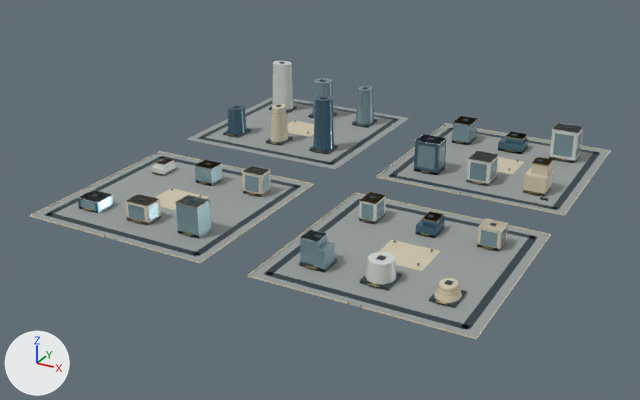
The glTF model web/public/assets/3d/ampliworld/GC-CITY-2030/GC-TILE-14-13.glb: old version first, new version second.
Camera for both pictures: a 50 mm camera at (4663.0, 703.0, 601.0) aimed at (3977.0, 1950.0, -22.0). The lights are fixed; the arrows at lower left show +X, +Y and +Z. The first picture is the older version. Where no turn or scale is listed for an object, it has been applied to the vertices. Vertices at exactly the same position are counted once.

Objects in the first picture: 'GC-TILE-14-13-blue', 'GC-TILE-14-13-dark', 'GC-TILE-14-13-glass', 'GC-TILE-14-13-gold', 'GC-TILE-14-13-ivory', 'GC-TILE-14-13-paving', 'GC-TILE-14-13-white'.
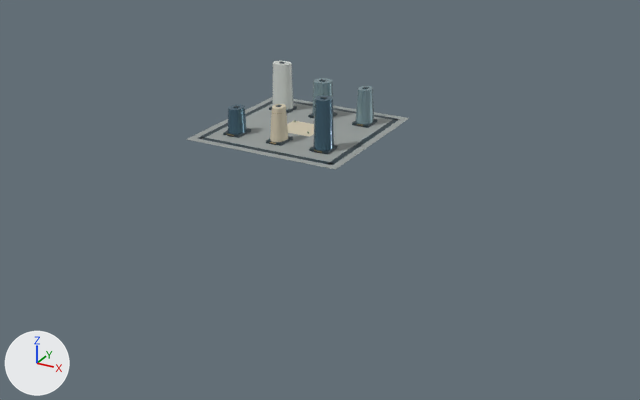
What differs and where, as boxes [x1, y1, x2, y2] in the pictures (640 x 400 px):
'GC-TILE-14-13-paving', reshaped (61% narrower, 69% shorter)
    before: [32, 97, 610, 338]
    after: [186, 97, 409, 170]
'GC-TILE-14-13-dark', reshaped (63% narrower, 61% shorter)
    before: [45, 62, 600, 330]
    after: [198, 62, 400, 165]
'GC-TILE-14-13-ivory', reshaped
    before: [29, 104, 611, 339]
    after: [270, 104, 314, 142]
'GC-TILE-14-13-glass', reshaped (87% narrower, 76% shorter)
    before: [80, 78, 582, 273]
    after: [312, 78, 374, 124]
'GC-TILE-14-13-white', reshaped (96% narrower, 78% shorter)
    before: [79, 61, 583, 285]
    after: [273, 61, 293, 110]
'GC-TILE-14-13-blue', reshaped (76% narrower, 60% shorter)
    before: [78, 95, 529, 238]
    after: [228, 95, 334, 151]
'GC-TILE-14-13-gold', reshaped
    before: [83, 112, 567, 308]
    after: [227, 112, 363, 152]
part 1 of me_mesh_0, deleted
    before: [378, 124, 610, 214]
part 2 of me_mesh_0, deleted
    before: [32, 152, 312, 262]
part 3 of me_mesh_0, deleted
    before: [249, 194, 550, 338]
part 4 of me_mesh_1, deleted
    before: [45, 119, 600, 330]
part 5 of me_mesh_2, deleted
    before: [29, 123, 611, 339]
part 6 of me_mesh_5, deleted
    before: [79, 123, 583, 285]
part 7 of me_mesh_6, deleted
    before: [83, 116, 567, 308]
part 8 of me_mesh_7, deleted
    before: [80, 116, 582, 273]
part 9 of me_mesh_8, deleted
    before: [78, 132, 529, 238]

Patch to the scene script:
```diff
--- a/web/public/assets/3d/ampliworld/GC-CITY-2030/GC-TILE-14-13.glb.py
+++ b/web/public/assets/3d/ampliworld/GC-CITY-2030/GC-TILE-14-13.glb.py
@@ me_mesh_0 @@
-me_mesh_0.from_pydata(...)  # 32 vertices, 48 faces; spans x 3621.0..4379.0, y 1621.0..2379.0, z 0.0
+me_mesh_0.from_pydata(...)  # 8 vertices, 12 faces; spans x 3621.0..3959.0, y 2041.0..2379.0, z 0.0
+# me_mesh_0 part 1: the loose piece of 8 vertices spanning x 4041.0..4379.0, y 2041.0..2379.0, z 0.0 is deleted
+# me_mesh_0 part 2: the loose piece of 8 vertices spanning x 3621.0..3959.0, y 1621.0..1959.0, z 0.0 is deleted
+# me_mesh_0 part 3: the loose piece of 8 vertices spanning x 4041.0..4379.0, y 1621.0..1959.0, z 0.0 is deleted
 me_mesh_0.materials.append(mat_paving)
@@ me_mesh_1 @@
-me_mesh_1.from_pydata(...)  # 520 vertices, 780 faces; spans x 3636.0..4364.0, y 1636.0..2364.0, z 0.0..106.0
+me_mesh_1.from_pydata(...)  # 128 vertices, 192 faces; spans x 3636.0..3944.0, y 2056.0..2364.0, z 0.0..106.0
+# me_mesh_1 part 4: 49 loose pieces with 392 vertices, spanning x 3636.0..4364.0, y 1636.0..2364.0, z 0.0..61.0, are deleted
 me_mesh_1.materials.append(mat_dark)
@@ me_mesh_2 @@
-me_mesh_2.from_pydata(...)  # 236 vertices, 368 faces; spans x 3620.0..4380.0, y 1620.0..2380.0, z 0.0..72.0
+me_mesh_2.from_pydata(...)  # 30 vertices, 52 faces; spans x 3750.0..3830.0, y 2100.0..2246.0, z 0.0..72.0
+# me_mesh_2 part 5: 24 loose pieces with 206 vertices, spanning x 3620.0..4380.0, y 1620.0..2380.0, z 0.0..54.0, are deleted
 me_mesh_2.materials.append(mat_ivory)
@@ me_mesh_5 @@
-me_mesh_5.from_pydata(...)  # 148 vertices, 236 faces; spans x 3667.0..4334.0, y 1679.0..2322.0, z 0.0..104.0
+me_mesh_5.from_pydata(...)  # 22 vertices, 40 faces; spans x 3667.0..3713.0, y 2283.0..2321.0, z 5.0..104.0
+# me_mesh_5 part 6: 14 loose pieces with 126 vertices, spanning x 3669.0..4334.0, y 1679.0..2322.0, z 0.0..60.0, are deleted
 me_mesh_5.materials.append(mat_white)
@@ me_mesh_6 @@
-me_mesh_6.from_pydata(...)  # 912 vertices, 1536 faces; spans x 3669.0..4339.0, y 1620.0..2325.0, z 0.0..90.0
+me_mesh_6.from_pydata(...)  # 444 vertices, 792 faces; spans x 3669.0..3908.0, y 2095.0..2323.0, z 4.0..90.0
+# me_mesh_6 part 7: 48 loose pieces with 468 vertices, spanning x 3681.0..4339.0, y 1620.0..2325.0, z 0.0..54.0, are deleted
 me_mesh_6.materials.append(mat_gold)
@@ me_mesh_7 @@
-me_mesh_7.from_pydata(...)  # 436 vertices, 668 faces; spans x 3669.0..4334.0, y 1683.0..2325.0, z 0.0..78.0
+me_mesh_7.from_pydata(...)  # 44 vertices, 80 faces; spans x 3768.0..3908.0, y 2280.0..2324.0, z 5.0..78.0
+# me_mesh_7 part 8: 49 loose pieces with 392 vertices, spanning x 3669.0..4334.0, y 1683.0..2325.0, z 0.0..53.0, are deleted
 me_mesh_7.materials.append(mat_glass)
@@ me_mesh_8 @@
-me_mesh_8.from_pydata(...)  # 92 vertices, 152 faces; spans x 3669.0..4233.0, y 1684.0..2323.0, z 0.0..104.0
+me_mesh_8.from_pydata(...)  # 44 vertices, 80 faces; spans x 3672.0..3909.0, y 2099.0..2145.0, z 5.0..104.0
+# me_mesh_8 part 9: 6 loose pieces with 48 vertices, spanning x 3669.0..4233.0, y 1684.0..2323.0, z 0.0..59.0, are deleted
 me_mesh_8.materials.append(mat_blue)
```
